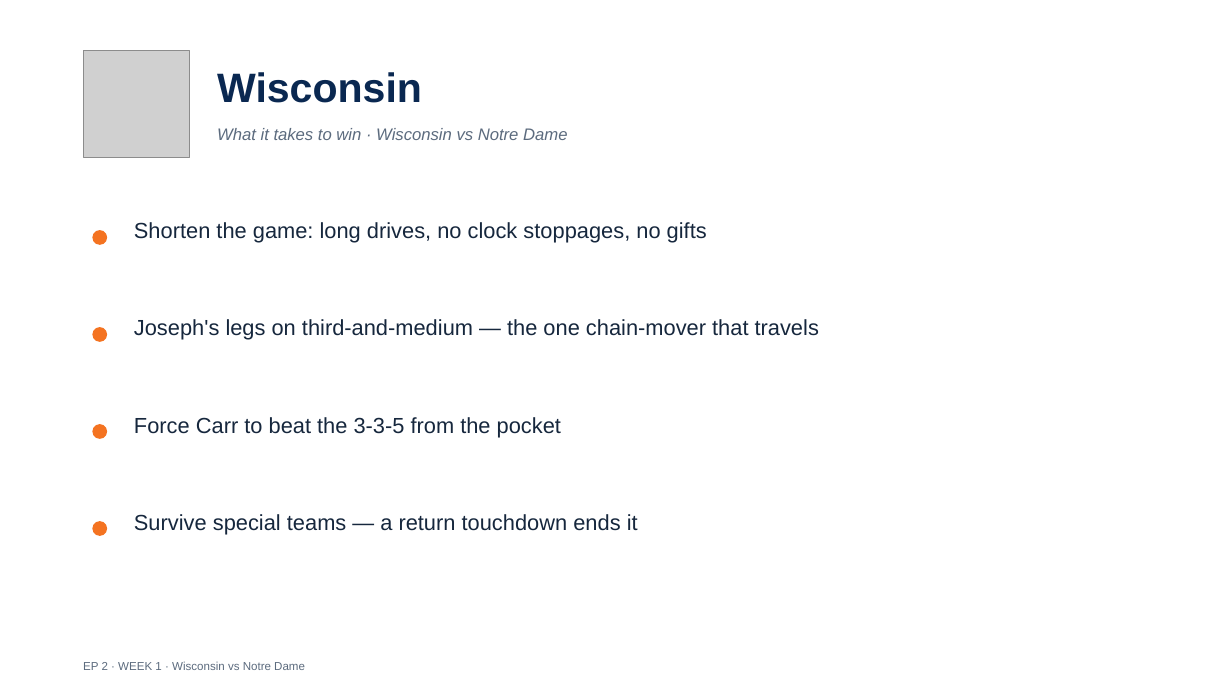
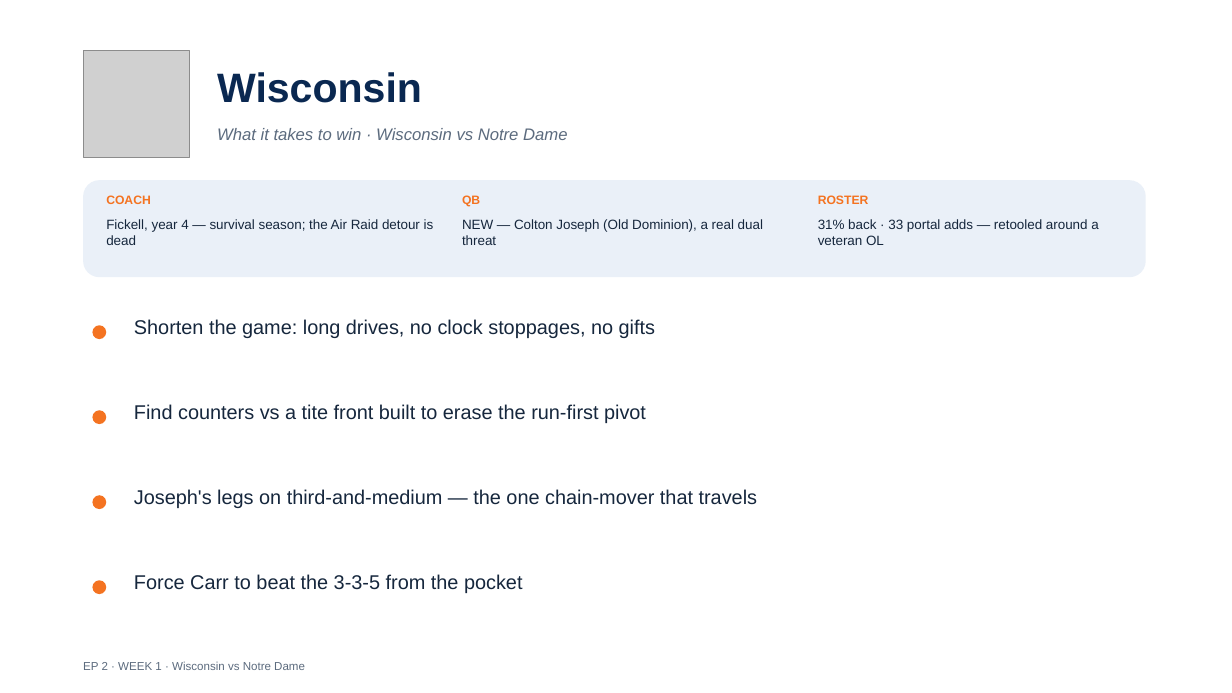
Before and after one commit to lucasalvarezflorida-lab/ncaa-fbs-analytics, a slide deck: slide 13 of decks/2026_Week1_Episode2.pptx. Drawn at 1232x693 pixels with LibreOffice and Linux fonts; fonts in the diff are those of the drawing; grey boxes stand for pictures. Boxes give left, top, right and bottom in pixels: in the first picture for what was removed or moved away, otherwise in the second. Text is boxed around its words. In the diff, an @@ line names an element or a change of style, - is before the commit and + after.

```diff
--- a/decks/2026_Week1_Episode2.pptx
+++ b/decks/2026_Week1_Episode2.pptx
@@ rounded rectangle added at [83,180,1146,277], fill #EAF0F8 @@
@@ text added at [106,195,151,204], 9.5 pt, text #F47321, bold @@
+COACH
@@ text added at [462,195,480,207], 9.5 pt, text #F47321, bold @@
+QB
@@ text added at [818,195,869,204], 9.5 pt, text #F47321, bold @@
+ROSTER
@@ text added at [106,219,434,245], 10.5 pt, text #16273D @@
+Fickell, year 4 — survival season; the Air Raid detour is dead
@@ text added at [462,219,763,245], 10.5 pt, text #16273D @@
+NEW — Colton Joseph (Old Dominion), a real dual threat
@@ text added at [818,219,1098,245], 10.5 pt, text #16273D @@
+31% back · 33 portal adds — retooled around a veteran OL
@@ text "Shorten the game: long drives, ...": place and size @@
-text "Shorten the game: long drives, ..." at [134,222,707,243]
+text "Shorten the game: long drives, ..." at [134,319,655,338]
@@ ellipse: place and size @@
-ellipse at [92,424,107,439]
+ellipse at [92,410,106,424]
@@ text added at [134,404,646,423], 15.5 pt, text #16273D @@
+Find counters vs a tite front built to erase the run-first pivot
@@ ellipse: place and size @@
-ellipse at [92,521,107,536]
+ellipse at [92,495,106,509]
@@ size 17 to 15.5 pt in 3 elements at [134,319,655,338], [134,574,523,593], [134,489,758,508] @@
@@ text "Joseph's legs on third-and-medium — ...": place and size @@
-text "Joseph's legs on third-and-medium — ..." at [134,319,819,340]
+text "Joseph's legs on third-and-medium — ..." at [134,489,758,508]
@@ text removed at [134,514,638,534] @@
-Survive special teams — a return touchdown ends it
@@ text "Force Carr to beat the ...": place and size @@
-text "Force Carr to beat the ..." at [134,417,561,437]
+text "Force Carr to beat the ..." at [134,574,523,593]
@@ ellipse: place and size @@
-ellipse at [92,230,107,245]
+ellipse at [92,580,106,594]
```
Also in this commit, not shown: 14 other slides changed, 1 other file.
